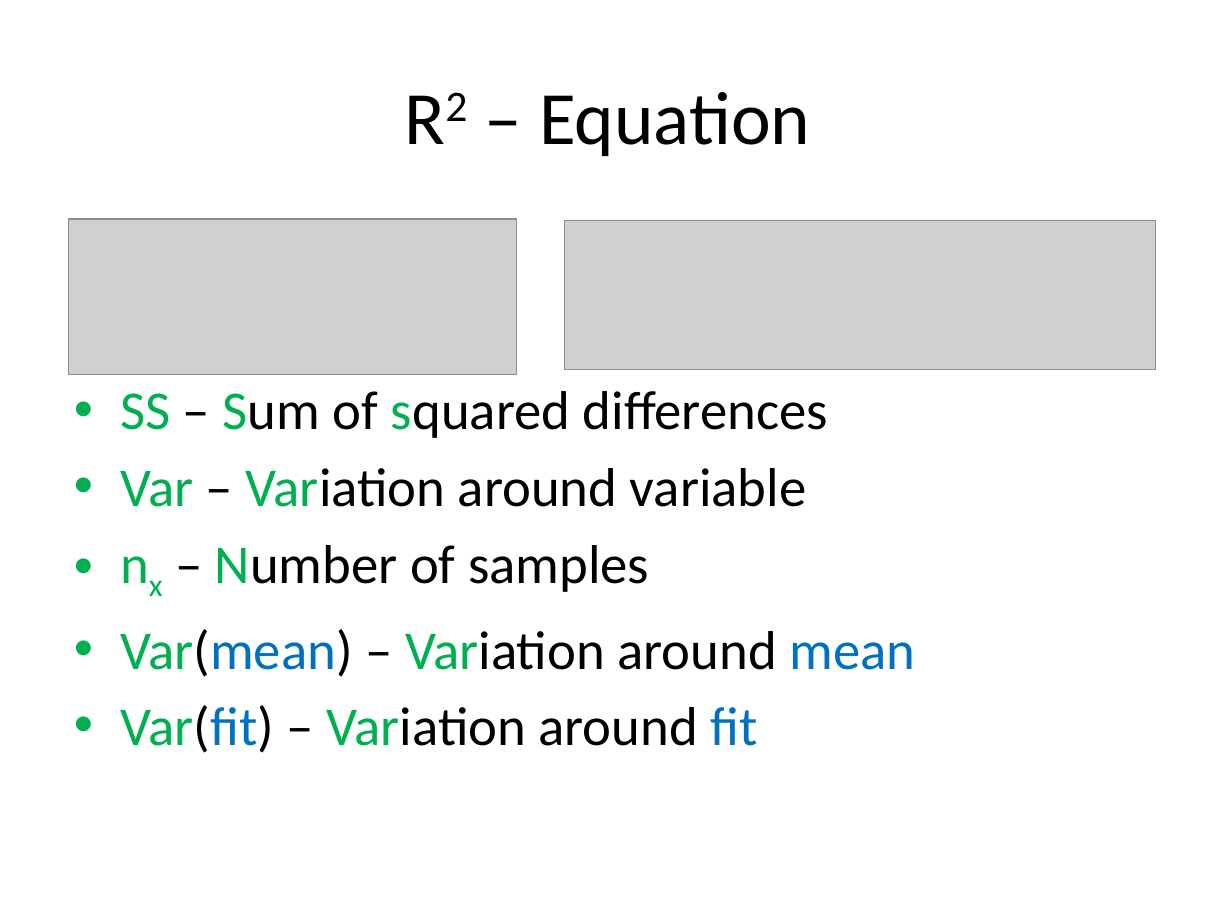
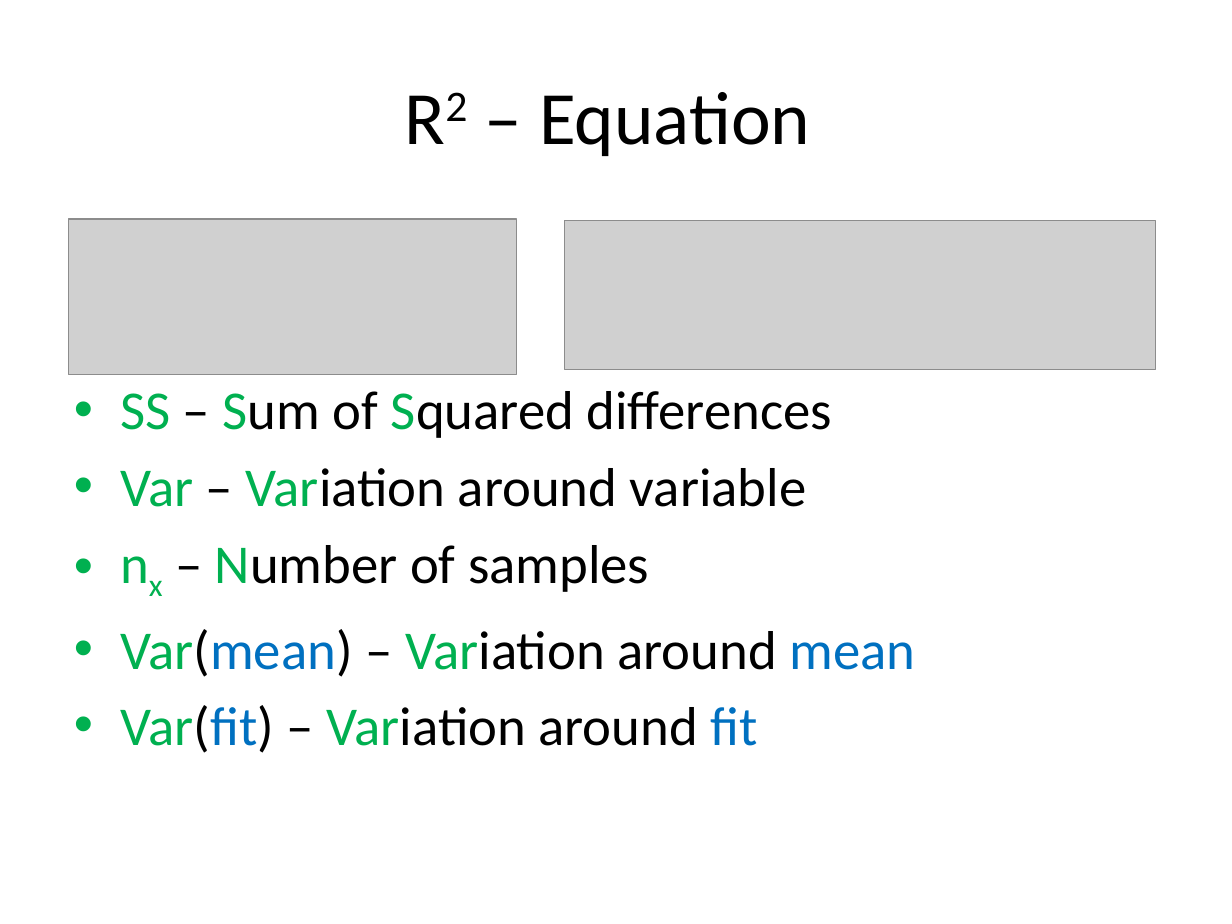
Before and after one commit to look4pritam/ArtificialIntelligence, a slide deck: slide 4 of Mathematics/R-Squared.pptx. Drawn at 1232x924 pixels with LibreOffice and Linux fonts; fonts in the diff are those of the drawing; grey boxes stand for pictures. Boxes give left, top, right and bottom in pixels: in the first picture for what was removed or moved away, otherwise in the second. Text is boxed around its words. In the diff, an @@ line names an element or a change of style, - is before the commit and + after.

```diff
--- a/Mathematics/R-Squared.pptx
+++ b/Mathematics/R-Squared.pptx
@@ text at [120, 391, 831, 438]: text changed @@
-• SS – Sum of squared differences
+• SS – Sum of Squared differences
```
Also in this commit, not shown: 1 other file.
